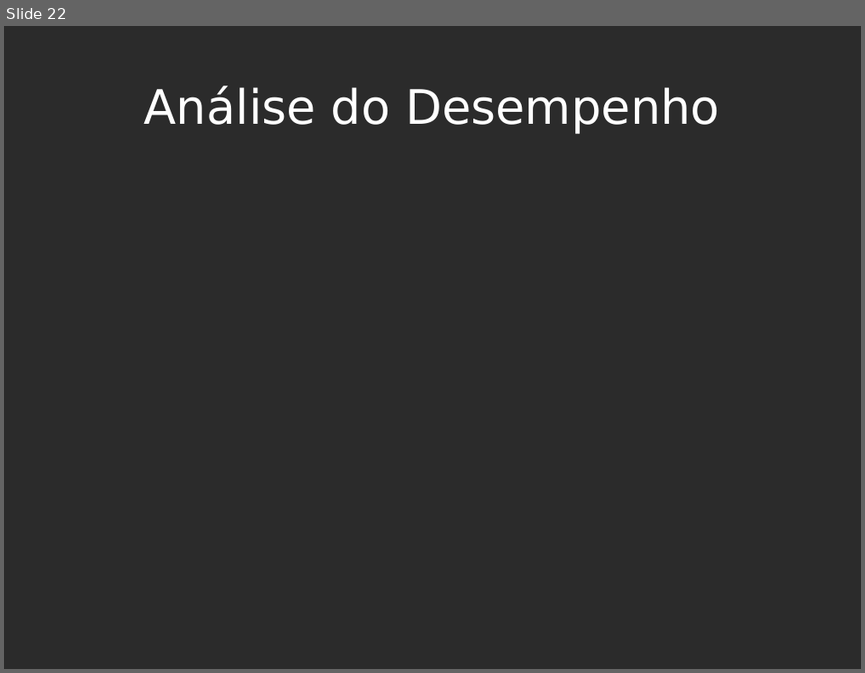
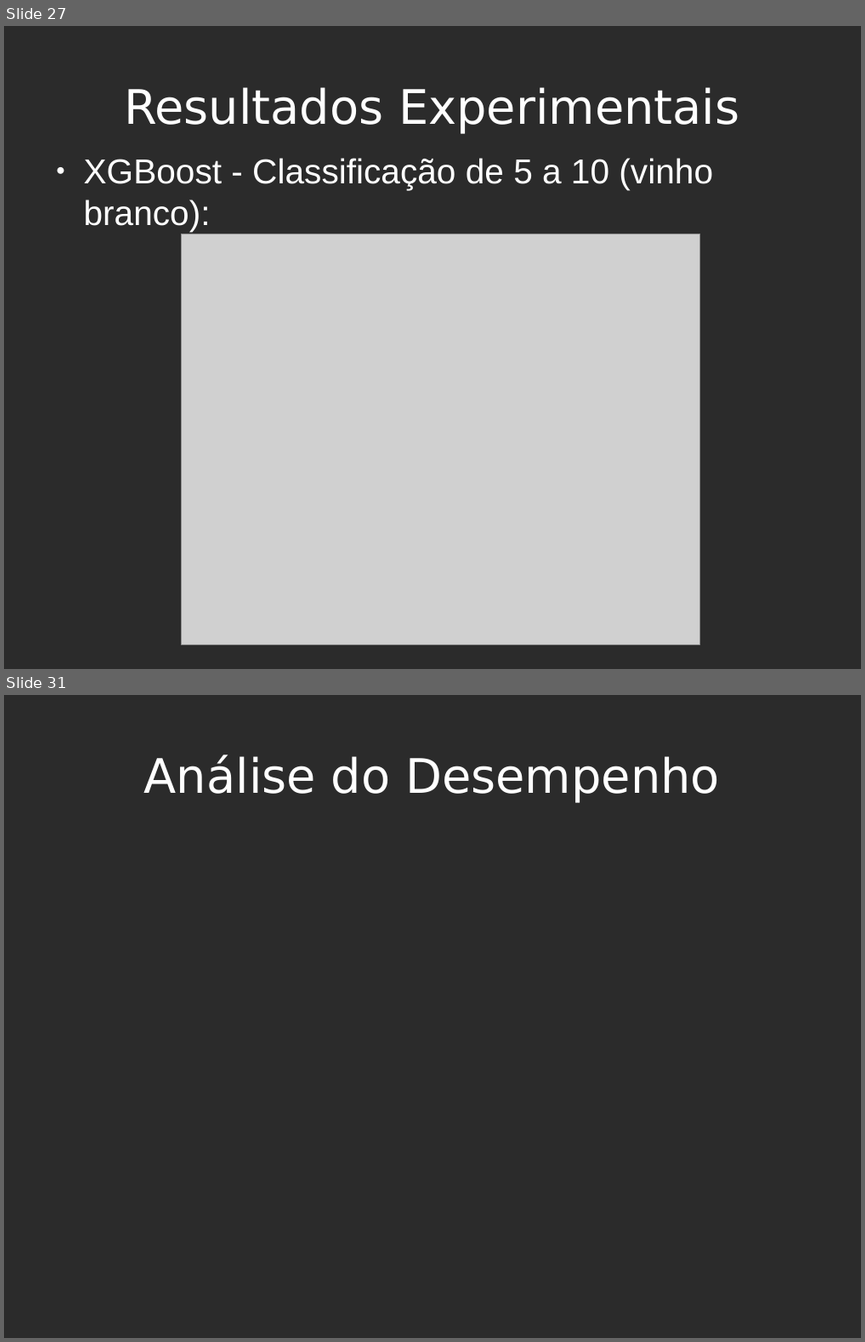
Before and after one commit to sdkgit123/RNA-atv3, a slide deck: RNA-apresentacao.odp. Shown one above the other, each under a label of ours: slide 22 before the commit, slides 27 and 31 after it; the slides between them are not shown. The pictures are 865x673 and 865x1342 pixels, drawn with LibreOffice and Linux fonts; fonts in the diff are those of the drawing; grey boxes stand for pictures; background and template pictures are left out; a plain dark background stands for a picture behind light text. Boxes give left, top, right and bottom in pixels: in the first picture for what was removed or moved away, otherwise in the second. Text is boxed around its words. In the diff, an @@ line names an element or a change of style, - is before the commit and + after.

```diff
--- a/RNA-apresentacao.odp
+++ b/RNA-apresentacao.odp
@@ slide 27 added at <box>4,26,861,669</box>, background picture (left out) @@
@@ title added at <box>124,87,739,134</box>, 44 pt, text #FFFFFF @@
+Resultados Experimentais
@@ text added at <box>84,158,713,231</box>, 32 pt, text #FFFFFF @@
+● XGBoost - Classificação de 5 a 10 (vinho branco):
@@ picture added at <box>182,234,700,645</box> @@
@@ what was slide 22 is now slide 31 @@
```
Also in this commit, not shown: 11 slides changed, 8 other slides added, 1 other file.
